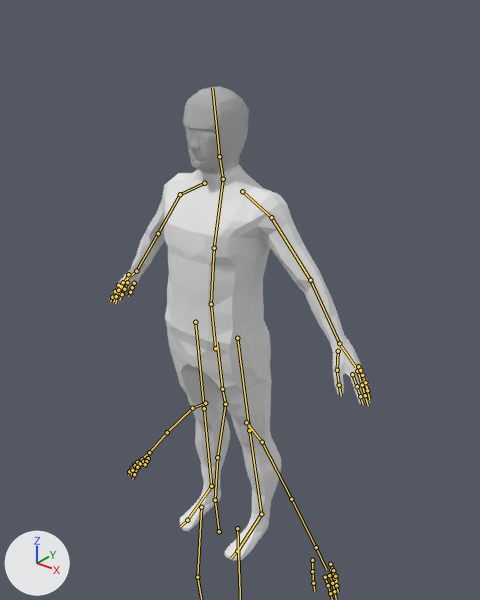
The Blender file Blend Files/character.blend as it was, and as the next commit left it.
The view is the same before and after, from a 50 mm camera at (1.341, -1.54, 2.039) aimed at (0.059, 0.062, 1.046). The axes (+X, +Y, +Z) are drawn at lower left. The lights are the same throughout. The bones that bend it are drawn over the model as lines.

The first picture shows 'Human.Male.001', 'Human.Male.006'.
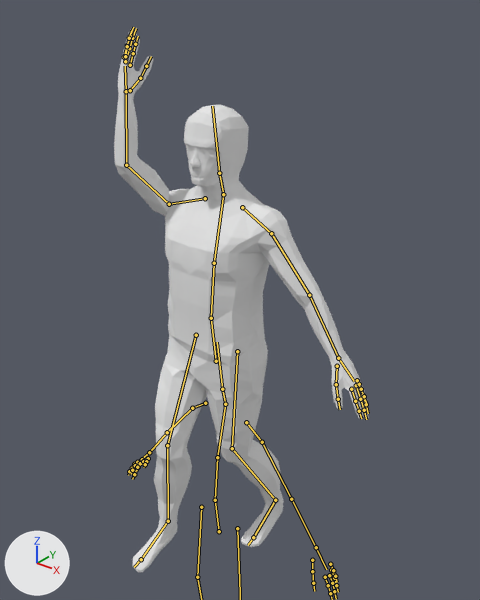
The newer file adds an action. The first version stands in its rest pose; the second is drawn at frame 10 of the action 'CutRight'.

Boxes (x1, y1, x2, y2) around the edits, measured in the pictures (480 x 600 px):
'Human.Male.006', posed (15% taller): before (110, 86, 371, 560); after (114, 27, 369, 572)
bone 'Hip', root to tip: before (215, 348) to (211, 304); after (216, 361) to (211, 318)
bone 'Shoulder.Right', root to tip: before (204, 183) to (180, 194); after (205, 198) to (169, 204)
bone 'UpArm.Right', root to tip: before (180, 194) to (158, 233); after (169, 204) to (126, 165)
bone 'LowArm.Right', root to tip: before (158, 233) to (136, 271); after (126, 165) to (126, 91)
bone 'LowArm.Right.001', root to tip: before (136, 271) to (125, 280); after (126, 91) to (125, 66)
bone 'Foot.Left', root to tip: before (261, 514) to (237, 551); after (275, 500) to (253, 537)
bone 'Foot.Right', root to tip: before (211, 486) to (187, 520); after (168, 521) to (141, 559)

The edits, one by one:
Bone 'Hip' (bone_hip) moves from (0.0, 0.0, 0.0) to (0.0, -0.052, 0.006).
Bone 'Shoulder.Right' (bone_shoulder_right) turns from (0, 0, 0) to (42, 51, 21) degrees about its own x, y and z.
Bone 'UpArm.Right' (bone_uparm_right) turns from (0, 0, 0) to (80, 7, 63) degrees about its own x, y and z.
Bone 'LowArm.Right' (bone_lowarm_right) turns from (0, 0, 0) to (42, -7, 16) degrees about its own x, y and z.
Bone 'LowArm.Right.001' (bone_lowarm_right_001) turns from (0, 0, 0) to (-20, 3, -1) degrees about its own x, y and z.
Bone 'Foot.Left' (bone_foot_left) moves from (0.0, 0.0, 0.0) to (0.009, 0.025, -0.02).
Bone 'Foot.Left' (bone_foot_left) turns from (0, 0, 0) to (18, -8, -3) degrees about its own x, y and z.
Bone 'Foot.Right' (bone_foot_right) moves from (0.0, 0.0, 0.0) to (0.005, -0.018, 0.027).
Bone 'Foot.Right' (bone_foot_right) turns from (0, 0, 0) to (-6, -1, -2) degrees about its own x, y and z.
Bone 'FootIK.Left' (bone_footik_left) moves from (0.0, 0.0, 0.0) to (0.0, 0.096, -0.007).
Bone 'FootIK.Right' (bone_footik_right) moves from (0.0, 0.0, 0.0) to (0.0, -0.266, -0.007).
